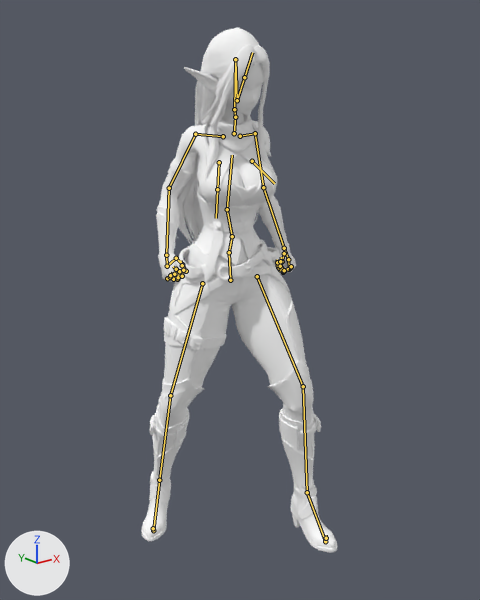
An edit to the glTF model assets/characters/hero_assassin_f.glb, drawn before and after from the same camera.
Camera for both pictures: a 50 mm camera at (-1.222, -1.623, 1.479) aimed at (0.012, -0.08, 0.862). Lighting does not change. The marker at lower left points along +X, +Y and +Z. The picture after the commit comes second. Both versions are drawn at frame 30 of the action 'Idle'; the numbers are the values there. The bones that change, and the others that lie on the model, are drawn over the model as lines.

Objects in the first picture: 'hero_assassin_f'.
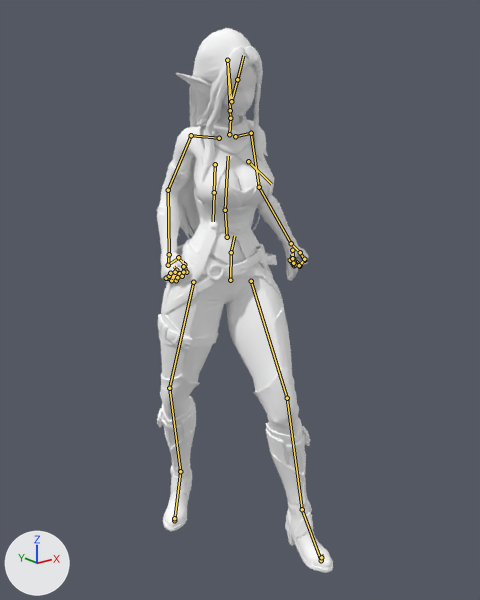
What differs and where, as boxes (x1, y1, x2, y2) in the pictures (480 x 600 px):
'hero_assassin_f', posed (10% narrower): before (141, 27, 337, 553); after (157, 28, 333, 573)
bone 'Bone_000', root to tip: before (230, 280) to (229, 252); after (230, 280) to (231, 252)
bone 'Bone_001', root to tip: before (232, 236) to (227, 209); after (227, 237) to (225, 210)
bone 'Bone_005', root to tip: before (227, 209) to (232, 155); after (225, 210) to (228, 156)
bone 'Bone_017', root to tip: before (234, 109) to (235, 59); after (230, 110) to (227, 60)
bone 'Bone_027', root to tip: before (195, 134) to (169, 188); after (191, 135) to (168, 190)
bone 'Bone_026', root to tip: before (169, 188) to (166, 255); after (168, 190) to (169, 254)
bone 'Bone_025', root to tip: before (166, 255) to (167, 266); after (169, 254) to (168, 265)
bone 'Bone_032', root to tip: before (255, 133) to (263, 187); after (251, 133) to (259, 187)
bone 'Bone_031', root to tip: before (263, 187) to (284, 248); after (259, 187) to (291, 243)
bone 'Bone_030', root to tip: before (284, 248) to (288, 259); after (291, 243) to (300, 252)
bone 'Bone_010', root to tip: before (202, 283) to (170, 395); after (193, 282) to (169, 388)
bone 'Bone_009', root to tip: before (170, 395) to (159, 480); after (169, 388) to (180, 471)
bone 'Bone_008', root to tip: before (159, 480) to (153, 530); after (180, 471) to (174, 520)
bone 'Bone_015', root to tip: before (257, 276) to (303, 386); after (251, 281) to (287, 398)
bone 'Bone_014', root to tip: before (303, 386) to (307, 492); after (287, 398) to (302, 509)
bone 'Bone_013', root to tip: before (307, 492) to (325, 541); after (302, 509) to (321, 560)

The edits, one by one:
Bone 'Bone_000' (bone_bone_000) turns from (-5, -13, 0) to (-5, -19, -5) degrees about its own x, y and z.
Bone 'Bone_001' (bone_bone_001) moves from (0.0, 0.0, 0.0) to (-0.028, -0.006, 0.008).
Bone 'Bone_005' (bone_bone_005) turns from (21, 0, 0) to (24, 5, 7) degrees about its own x, y and z.
Bone 'Bone_017' (bone_bone_017) turns from (9, 10, 3) to (10, 10, 6) degrees about its own x, y and z.
Bone 'Bone_027' (bone_bone_027) turns from (-57, -13, 15) to (-60, -15, 15) degrees about its own x, y and z.
Bone 'Bone_026' (bone_bone_026) turns from (-22, -8, 43) to (-17, -5, 54) degrees about its own x, y and z.
Bone 'Bone_025' (bone_bone_025) turns from (-10, 0, 16) to (3, -8, 17) degrees about its own x, y and z.
Bone 'Bone_032' (bone_bone_032) turns from (-60, 12, -18) to (-63, 12, -18) degrees about its own x, y and z.
Bone 'Bone_031' (bone_bone_031) turns from (-11, 0, -30) to (0, 1, -37) degrees about its own x, y and z.
Bone 'Bone_030' (bone_bone_030) turns from (-3, 0, -15) to (10, 9, -9) degrees about its own x, y and z.
Bone 'Bone_010' (bone_bone_010) turns from (8, -2, 15) to (15, 0, 6) degrees about its own x, y and z.
Bone 'Bone_009' (bone_bone_009) turns from (22, 42, 0) to (11, 43, -9) degrees about its own x, y and z.
Bone 'Bone_008' (bone_bone_008) turns from (-15, -5, -18) to (-17, -16, -14) degrees about its own x, y and z.
Bone 'Bone_015' (bone_bone_015) turns from (-19, -2, -14) to (-23, -2, -13) degrees about its own x, y and z.
Bone 'Bone_014' (bone_bone_014) turns from (27, -13, 0) to (29, -10, -8) degrees about its own x, y and z.
Bone 'Bone_013' (bone_bone_013) turns from (-1, 1, 12) to (2, -5, 9) degrees about its own x, y and z.
